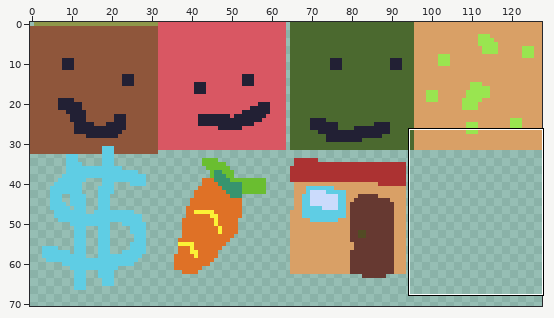
Sprite sheet, stored at spritesheet.png. Above, an overview of the earlier version with the close-up marked.
Close-up. Old version:
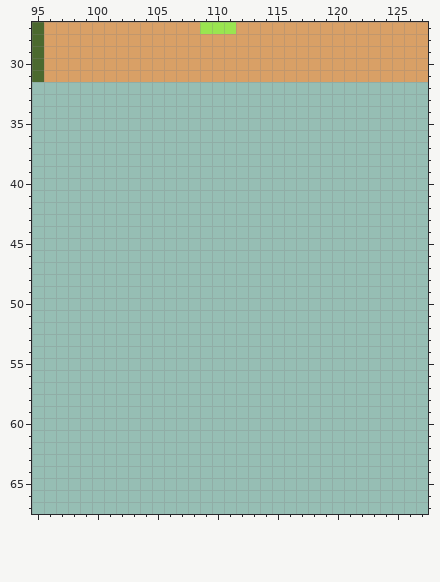
The file is 128x128 pixels. Shown: x 95..127, y 27..67. The wide view leaves out empty margins.
Once edited:
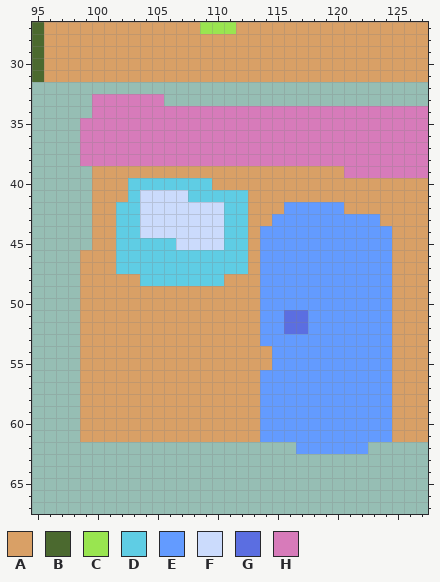
Palette (. is transparent): A #d9a066  B #4b692f  C #99e550  D #5fcde4  E #639bff  F #cbdbfc  G #5b6ee1  H #d77bba
From old to new:
@@ x 95..127 @@
 32 .................................
-33 .................................
-34 .................................
-35 .................................
-36 .................................
-37 .................................
-38 .................................
-39 .................................
-40 .................................
-41 .................................
-42 .................................
-43 .................................
-44 .................................
-45 .................................
-46 .................................
-47 .................................
-48 .................................
-49 .................................
-50 .................................
-51 .................................
-52 .................................
-53 .................................
-54 .................................
-55 .................................
-56 .................................
-57 .................................
-58 .................................
-59 .................................
-60 .................................
-61 .................................
-62 .................................
+33 .....HHHHHH......................
+34 .....HHHHHHHHHHHHHHHHHHHHHHHHHHHH
+35 ....HHHHHHHHHHHHHHHHHHHHHHHHHHHHH
+36 ....HHHHHHHHHHHHHHHHHHHHHHHHHHHHH
+37 ....HHHHHHHHHHHHHHHHHHHHHHHHHHHHH
+38 ....HHHHHHHHHHHHHHHHHHHHHHHHHHHHH
+39 .....AAAAAAAAAAAAAAAAAAAAAHHHHHHH
+40 .....AAADDDDDDDAAAAAAAAAAAAAAAAAA
+41 .....AAADFFFFDDDDDAAAAAAAAAAAAAAA
+42 .....AADDFFFFFFFDDAAAEEEEEAAAAAAA
+43 .....AADDFFFFFFFDDAAEEEEEEEEEAAAA
+44 .....AADDFFFFFFFDDAEEEEEEEEEEEAAA
+45 .....AADDDDDFFFFDDAEEEEEEEEEEEAAA
+46 ....AAADDDDDDDDDDDAEEEEEEEEEEEAAA
+47 ....AAADDDDDDDDDDDAEEEEEEEEEEEAAA
+48 ....AAAAADDDDDDDAAAEEEEEEEEEEEAAA
+49 ....AAAAAAAAAAAAAAAEEEEEEEEEEEAAA
+50 ....AAAAAAAAAAAAAAAEEEEEEEEEEEAAA
+51 ....AAAAAAAAAAAAAAAEEGGEEEEEEEAAA
+52 ....AAAAAAAAAAAAAAAEEGGEEEEEEEAAA
+53 ....AAAAAAAAAAAAAAAEEEEEEEEEEEAAA
+54 ....AAAAAAAAAAAAAAAAEEEEEEEEEEAAA
+55 ....AAAAAAAAAAAAAAAAEEEEEEEEEEAAA
+56 ....AAAAAAAAAAAAAAAEEEEEEEEEEEAAA
+57 ....AAAAAAAAAAAAAAAEEEEEEEEEEEAAA
+58 ....AAAAAAAAAAAAAAAEEEEEEEEEEEAAA
+59 ....AAAAAAAAAAAAAAAEEEEEEEEEEEAAA
+60 ....AAAAAAAAAAAAAAAEEEEEEEEEEEAAA
+61 ....AAAAAAAAAAAAAAAEEEEEEEEEEEAAA
+62 ......................EEEEEE.....
 63 .................................
Boxes around the changes in both close-ups, in picture pixels (x1, y1, x2, y2):
added: (80, 94, 428, 454)
